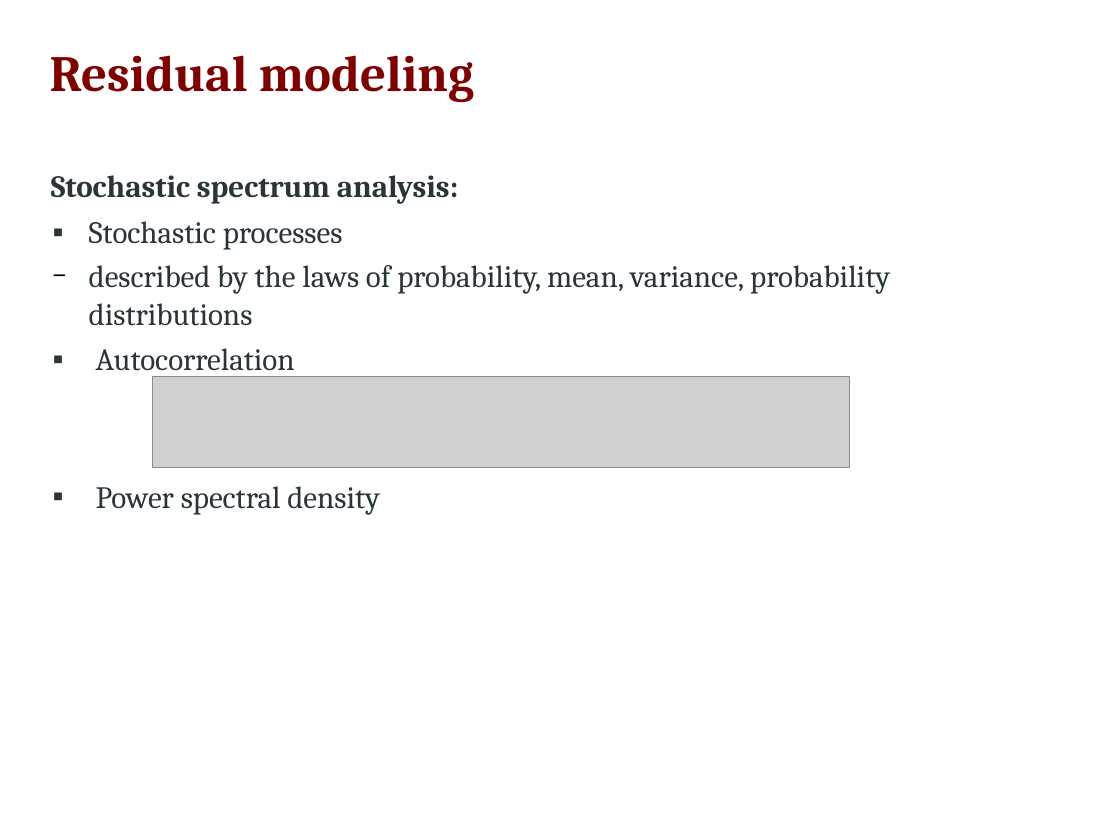
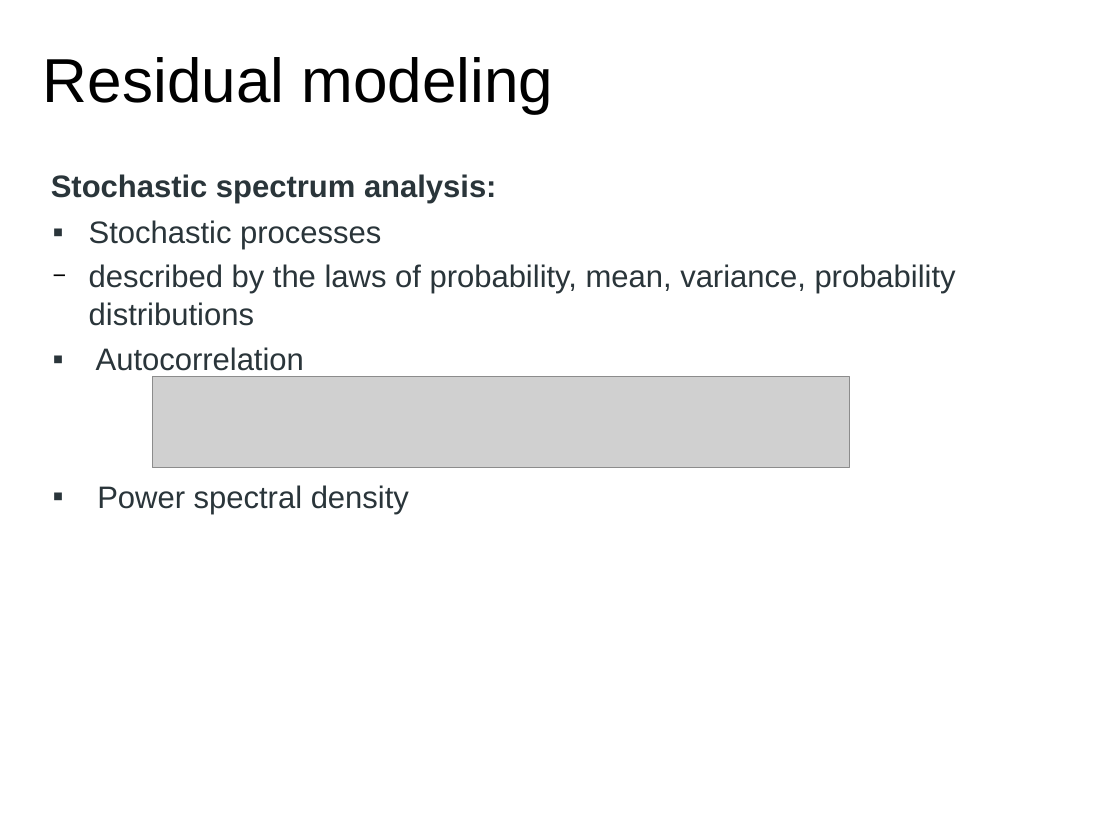
Before and after one commit to MTG/sms-tools, a slide deck: slide 9 of teaching-material/lectures/lect7-Sinusoidal-plus-Residual-model/7-Sinusoidal-plus-Residual-model.odp. Drawn at 1120x840 pixels with LibreOffice and Linux fonts; fonts in the diff are those of the drawing; grey boxes stand for pictures. Boxes give left, top, right and bottom in pixels: in the first picture for what was removed or moved away, otherwise in the second. Text is boxed around its words. In the diff, an @@ line names an element or a change of style, - is before the commit and + after.

```diff
--- a/teaching-material/lectures/lect7-Sinusoidal-plus-Residual-model/7-Sinusoidal-plus-Residual-model.odp
+++ b/teaching-material/lectures/lect7-Sinusoidal-plus-Residual-model/7-Sinusoidal-plus-Residual-model.odp
@@ title "Residual modeling": place and size @@
-title "Residual modeling" at box(50, 55, 474, 102)
+title "Residual modeling" at box(43, 57, 554, 114)
@@ title "Residual modeling" at box(43, 57, 554, 114): size 36 to 44 pt, font Cambria to Arial, text colour #800000 to #000000, bold off @@
@@ text "Stochastic spectrum analysis:" at box(51, 174, 956, 514): font Cambria to Arial @@
```
Also in this commit, not shown: 5 other slides changed, 9 slides added, 8 slides removed, 19 other files.
